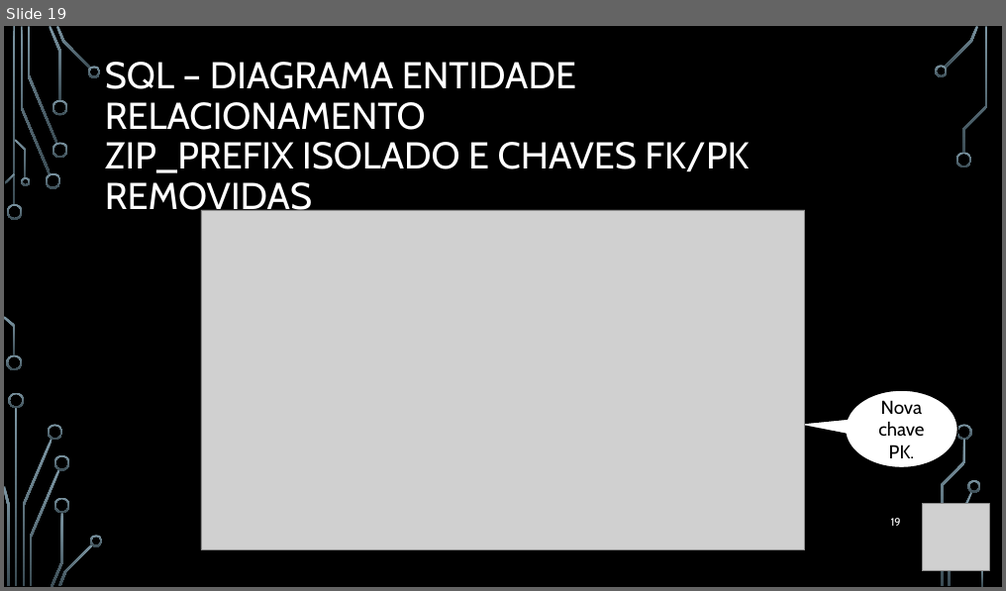
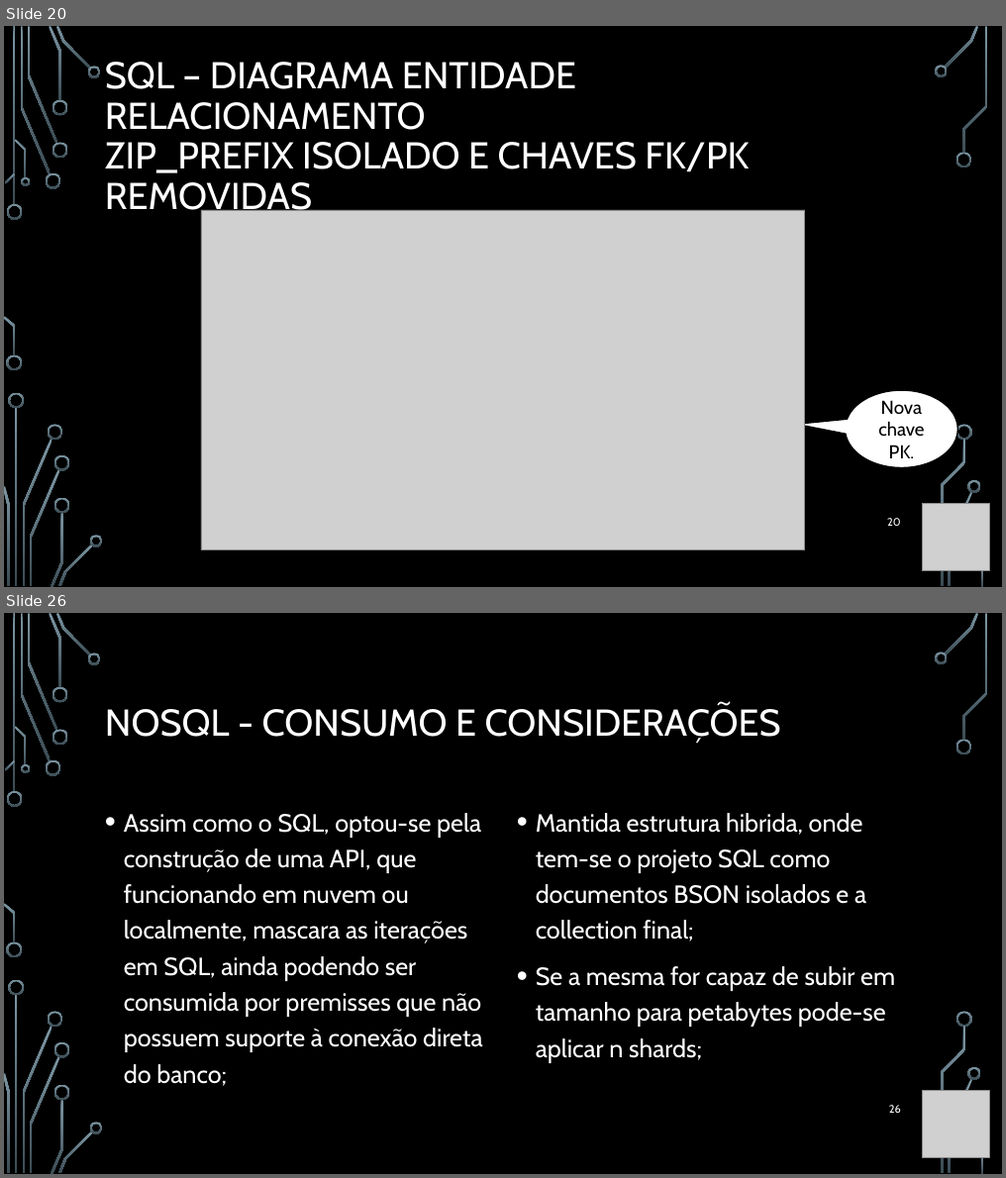
Before and after one commit to WilianCavassin/DataEngineer_Olist, a slide deck: Presentations/Work at olist [Autosaved].pptx. Shown one above the other, each under a label of ours: slide 19 before the commit, slides 20 and 26 after it; the slides between them are not shown. The pictures are 1006x591 and 1006x1178 pixels, drawn with LibreOffice and Linux fonts; fonts in the diff are those of the drawing; grey boxes stand for pictures; background and template pictures are left out. Boxes give left, top, right and bottom in pixels: in the first picture for what was removed or moved away, otherwise in the second. Text is boxed around its words. In the diff, an @@ line names an element or a change of style, - is before the commit and + after.

```diff
--- a/Presentations/Work at olist [Autosaved].pptx
+++ b/Presentations/Work at olist [Autosaved].pptx
@@ slide 26 added at [4,613,1002,1174], background picture (left out); not listed: 36 template elements that a slide beside it also shows @@
@@ title added at [105,704,781,744], 36 pt, text #FFFFFF @@
+NOSQL - CONSUMO E CONSIDERAÇÕES
@@ text added at [124,813,483,1086], 24 pt, text #FFFFFF @@
+• Assim como o SQL, optou-se pela construção de uma API, que funcionando em nuvem ou localmente, mascara as iterações em SQL, ainda podendo ser consumida por premisses que não possuem suporte à conexão direta do banco;
@@ text added at [536,813,895,1063], 24 pt, text #FFFFFF @@
+• Mantida estrutura hibrida, onde tem-se o projeto SQL como documentos BSON isolados e a collection final;
+• Se a mesma for capaz de subir em tamanho para petabytes pode-se aplicar n shards;
@@ page number added at [889,1105,901,1113], 10.5 pt, text #FFFFFF @@
+26
@@ picture added at [922,1091,989,1158] @@
@@ what was slide 19 is now slide 20 @@
@@ page number at [887,518,901,526]: text changed @@
-19
+20
```
Also in this commit, not shown: 10 slides changed, 4 other slides added, 3 slides removed, 7 other files.
